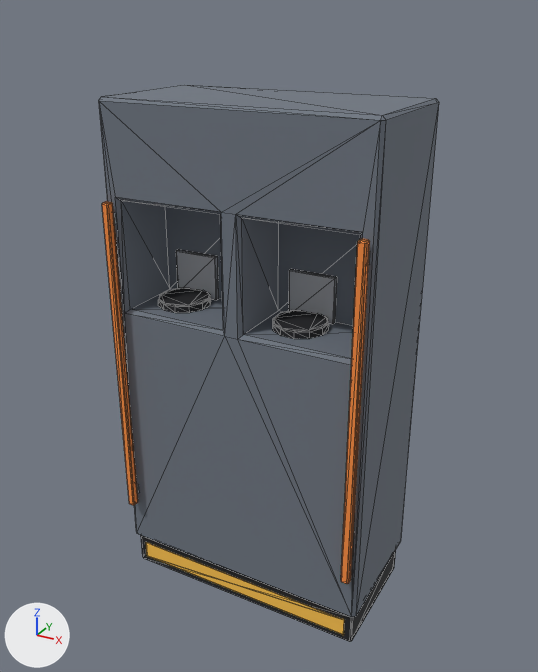
The glTF model assets/models/stations/life_support/life_support_body.glb as it was, and as the next commit left it.
Camera for both pictures: a 50 mm lens placed at (1.22, -2.46, 2.16), pointed at (0.01, -0.26, 1.06). Arrows for +X, +Y and +Z are at lower left; the lights stay in place. The picture after the commit comes second. Mesh edges are drawn as thin lines. Vertices at exactly the same position are counted once.

Before the edit, the objects in view are built like this:
```python
me_lifesupportbody = bpy.data.meshes.new('LifeSupportBody')
me_lifesupportbody.from_pydata(...)  # 280 vertices, 508 faces; spans x -0.5..0.5, y -0.54..0.0, z 0.0..1.9
# faces by material slot: [92, 180, 12, 88, 136]
me_lifesupportbody.materials.append(mat_interior_panel)  # grey #6e7681
me_lifesupportbody.materials.append(mat_trim_black)  # black #1b1c20
me_lifesupportbody.materials.append(mat_hazard_stripe)  # orange #ffc44d
me_lifesupportbody.materials.append(mat_control_interface)  # orange #ff9040
me_lifesupportbody.materials.append(mat_control_grey)  # light grey #b4b8bf
ob_lifesupportbody = bpy.data.objects.new('LifeSupportBody', me_lifesupportbody)
ob_lifesupportbody.location = (0.0, 0.0, 0.0)
```
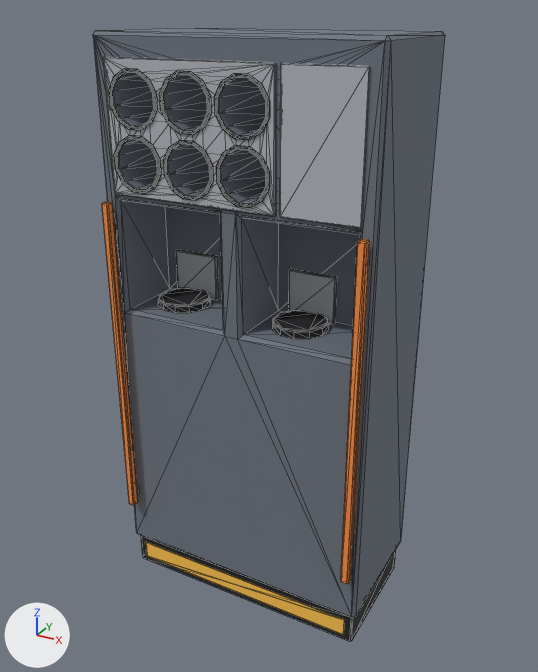
Pixel boxes (x1, y1, x2, y2) of what changed, in the pictures (538 x 672 px):
'LifeSupportBody', reshaped (10% taller): before (99, 85, 439, 642); after (93, 27, 445, 642)
part 1 of me_lifesupportbody, added: after (280, 63, 370, 229)
part 2 of me_lifesupportbody, built on: before (99, 85, 439, 617); after (93, 27, 445, 617)

The edits, one by one:
me_lifesupportbody is used by ob_lifesupportbody; location (0.0, 0.0, 0.0).
me_lifesupportbody had 280 vertices, 508 faces and spanned x -0.5..0.5, y -0.54..0.0, z 0.0..1.9.
me_lifesupportbody now has 760 vertices, 1734 faces and spans x -0.5..0.5, y -0.54..0.0, z 0.0..2.1.
me_lifesupportbody part 1: a new loose piece of 24 vertices spanning x 0.19..0.45, y -0.51..-0.5, z 1.59..2.03, in mat_control_grey (light grey #b4b8bf).
me_lifesupportbody part 2: 6 vertices moved from x -0.49..0.49, y -0.49..0.0, z 1.89..1.9 to x -0.49..0.49, y -0.49..0.0, z 2.09..2.1; 6 vertices removed from x -0.5..0.5, y -0.5..-0.01, z 1.89; 462 vertices added at x -0.5..0.5, y -0.51..-0.01, z 1.59..2.09.
